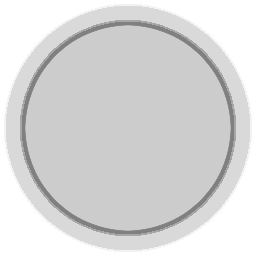
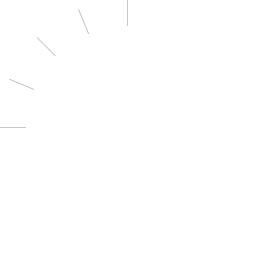
Two versions of the same layered image (w=256, h=256). Layer-by-layer changes:
hid "Ebene" over (x1=25, y1=25, x2=231, y2=231)
hid "Sichtbar" over (x1=0, y1=0, x2=252, y2=252)
hid "Hintergrund-Kopie #1" over (x1=0, y1=0, x2=252, y2=128)
hid "Hintergrund-Kopie #2" over (x1=4, y1=128, x2=252, y2=252)
added layer "Ebene #4" above "Ebene #3" over (x1=0, y1=0, x2=128, y2=128)
hid "Hintergrund-Kopie" over (x1=0, y1=0, x2=252, y2=252)
hid "Hintergrund" over (x1=0, y1=0, x2=252, y2=252)
